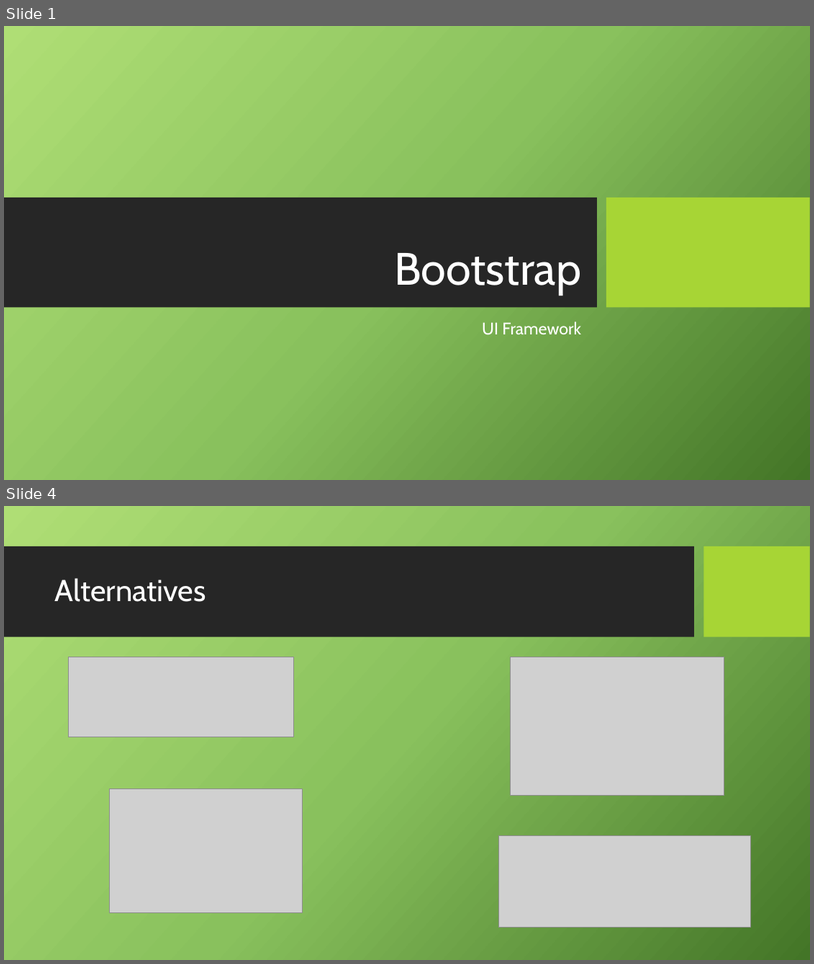
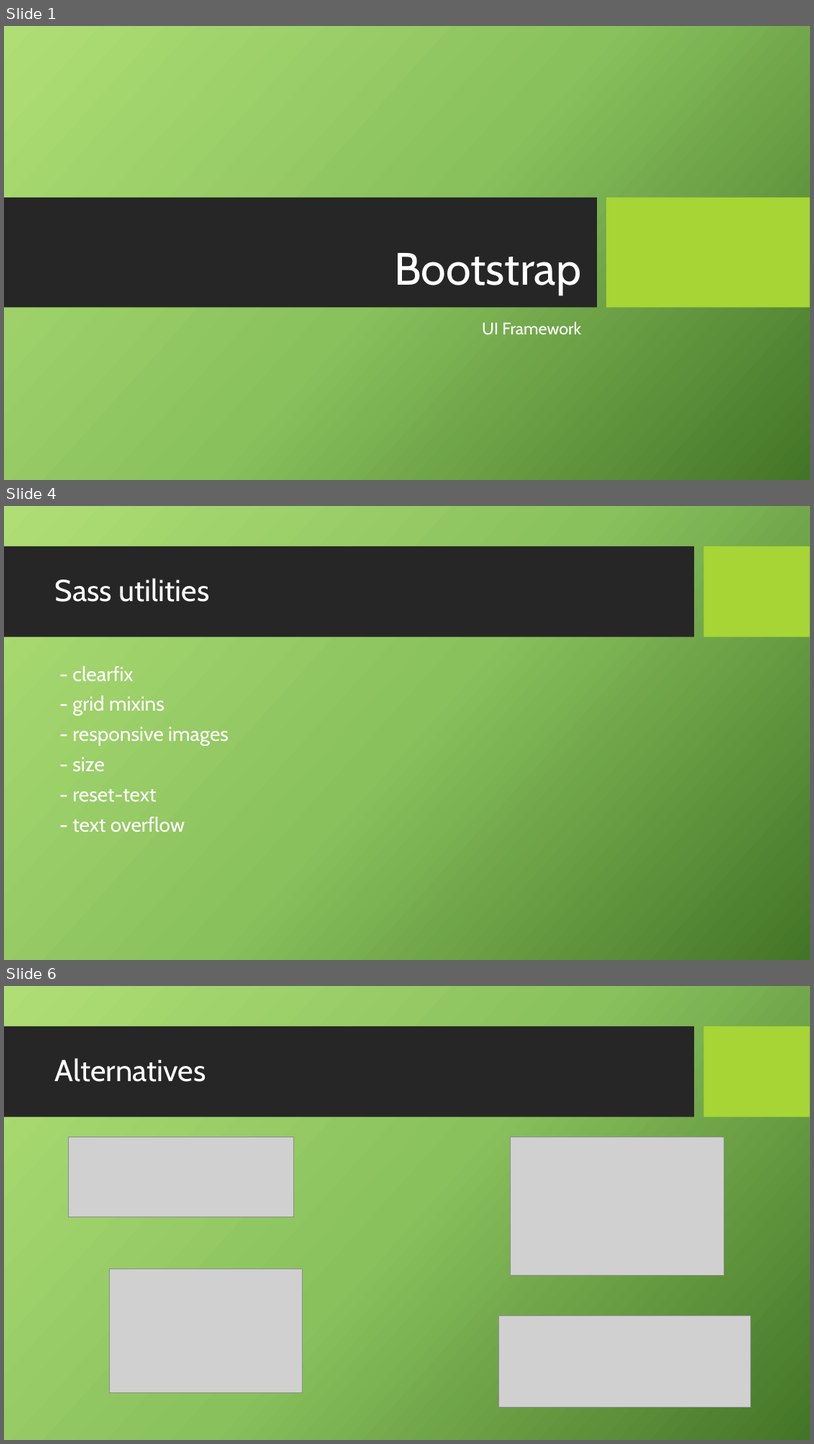
Before and after one commit to Mishurin/frontend-examples, a slide deck: bootstrap/Bootstrap.pptx. Shown one above the other, each under a label of ours: slides 1 and 4 before the commit, slides 1, 4 and 6 after it; the slides between them are not shown. The pictures are 814x964 and 814x1444 pixels, drawn with LibreOffice and Linux fonts; fonts in the diff are those of the drawing; grey boxes stand for pictures; background and template pictures are left out. Boxes give left, top, right and bottom in pixels: in the first picture for what was removed or moved away, otherwise in the second. Text is boxed around its words. In the diff, an @@ line names an element or a change of style, - is before the commit and + after.

```diff
--- a/bootstrap/Bootstrap.pptx
+++ b/bootstrap/Bootstrap.pptx
@@ slide 4 added at [4,506,810,960], background picture (left out); not listed: 2 template elements that a slide beside it also shows @@
@@ title added at [55,578,210,602], 36 pt, text #FFFFFF @@
+Sass utilities
@@ text added at [72,666,229,832], 24 pt, text #FFFFFF @@
+- clearfix
+- grid mixins
+- responsive images
+- size
+- reset-text
+- text overflow
@@ what was slide 4 is now slide 6 @@
```
Also in this commit, not shown: 3 slides changed, 1 other slide added, 12 other files.
